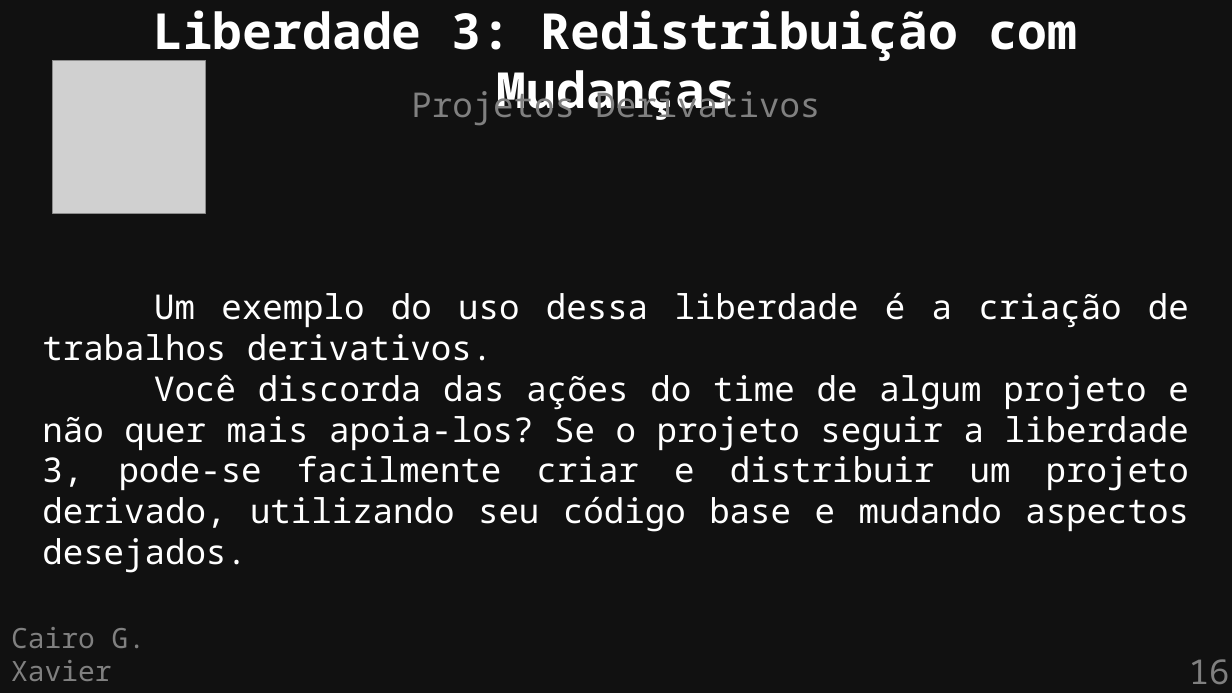
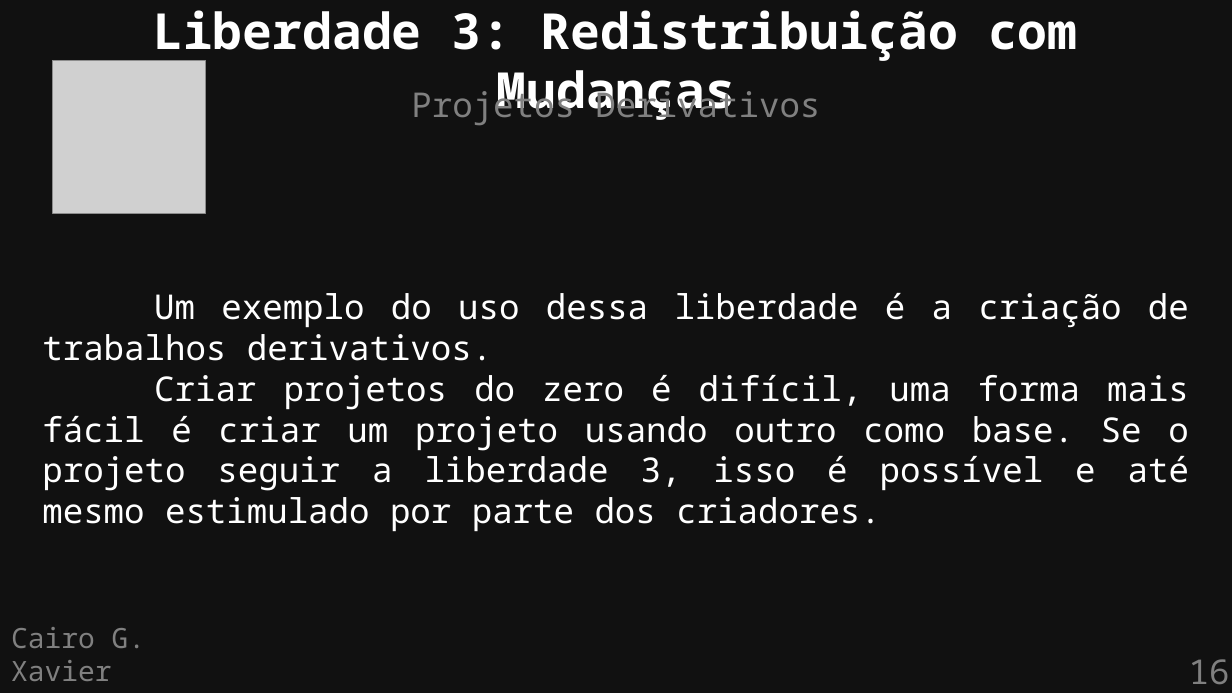
Before and after one commit to cairoGarcia/flisol-2026-ufmg, a slide deck: slide 16 of slides/definicao.odp. Drawn at 1232x693 pixels with LibreOffice and Linux fonts; fonts in the diff are those of the drawing; grey boxes stand for pictures. Boxes give left, top, right and bottom in pixels: in the first picture for what was removed or moved away, otherwise in the second. Text is boxed around its words. In the diff, an @@ line names an element or a change of style, - is before the commit and + after.

```diff
--- a/slides/definicao.odp
+++ b/slides/definicao.odp
@@ text at (42, 375, 1189, 532): text changed @@
-Você discorda das ações do time de algum projeto e não quer mais apoia-los? Se o projeto seguir a liberdade 3, pode-se facilmente criar e distribuir um projeto derivado, utilizando seu código base e mudando aspectos desejados.
+Criar projetos do zero é difícil, uma forma mais fácil é criar um projeto usando outro como base. Se o projeto seguir a liberdade 3, isso é possível e até mesmo estimulado por parte dos criadores.
```
Also in this commit, not shown: 9 other slides changed, 2 other files.
